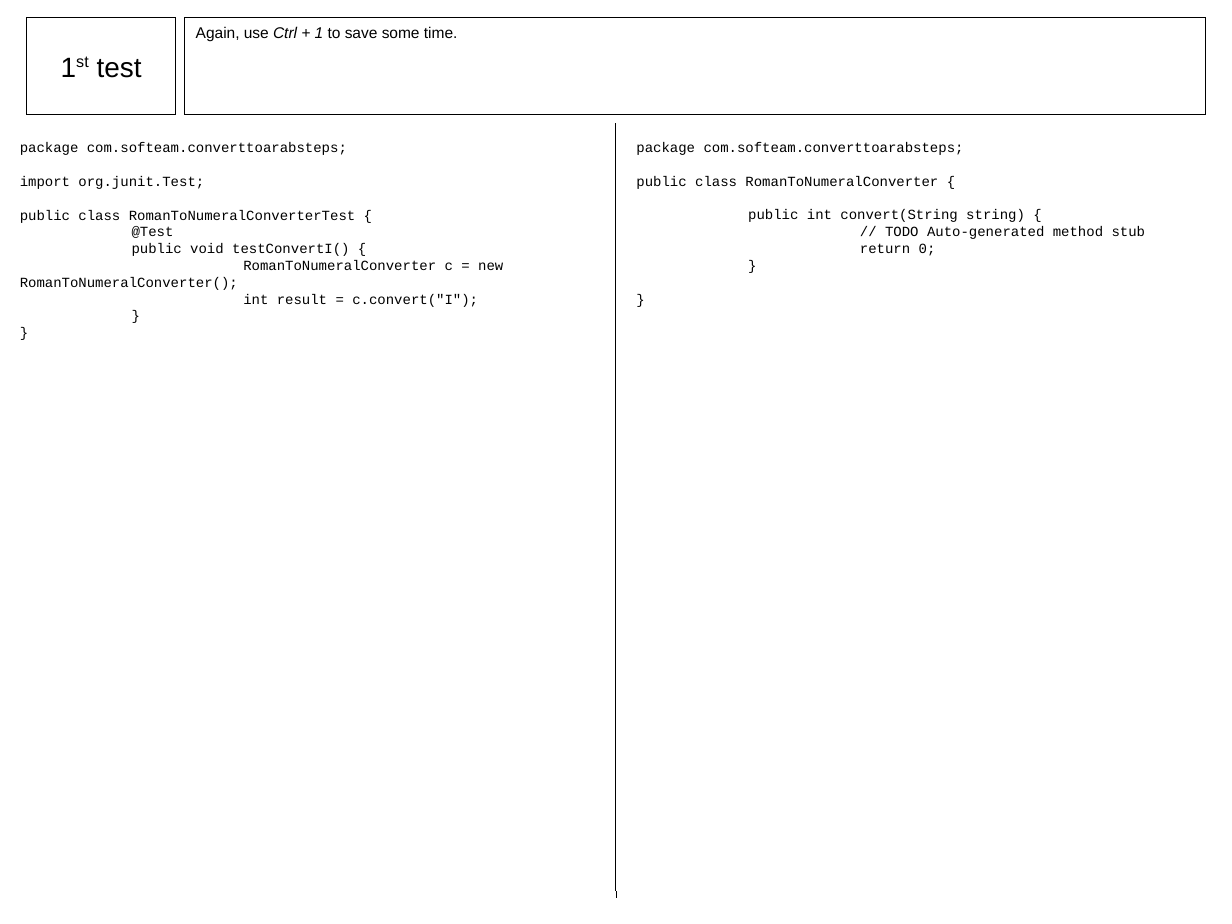
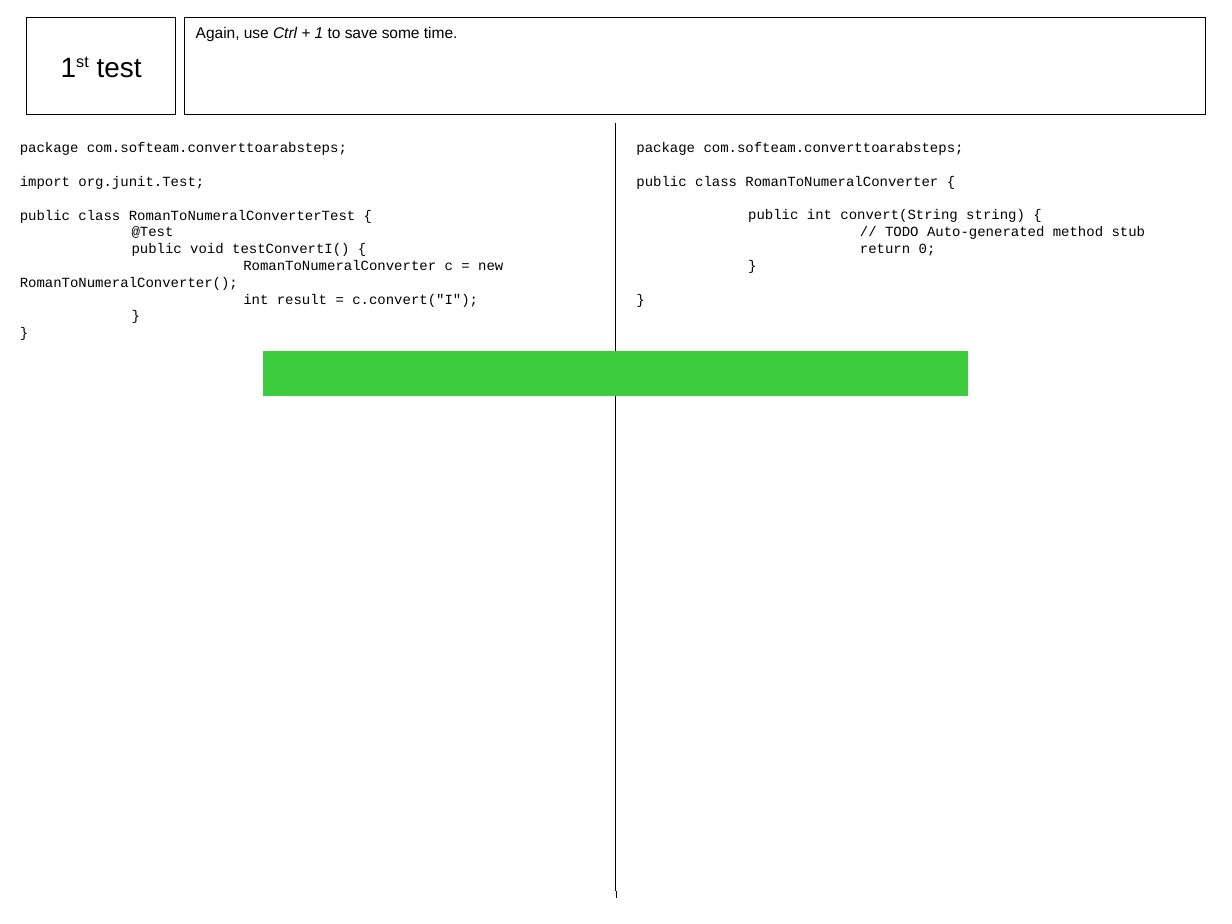
Before and after one commit to Ardemius/TDD-Softeam, a slide deck: slide 7 of TDD step by step - Roman to arabic converter.odp. Drawn at 1232x924 pixels with LibreOffice and Linux fonts; fonts in the diff are those of the drawing. Boxes give left, top, right and bottom in pixels: in the first picture for what was removed or moved away, otherwise in the second. Text is boxed around its words. In the diff, an @@ line names an element or a change of style, - is before the commit and + after.

```diff
--- a/TDD step by step - Roman to arabic converter.odp
+++ b/TDD step by step - Roman to arabic converter.odp
@@ rectangle added at bbox=[264, 352, 968, 396], fill #3DCC3D, outline #3DCC3D 0 pt @@
```
Also in this commit, not shown: 2 other slides changed, 1 slide added.
